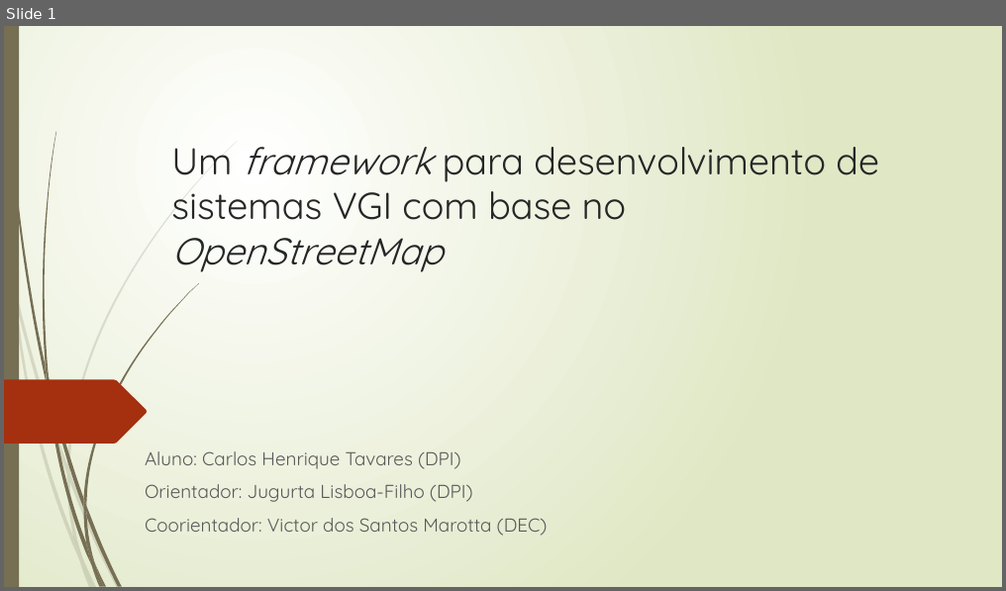
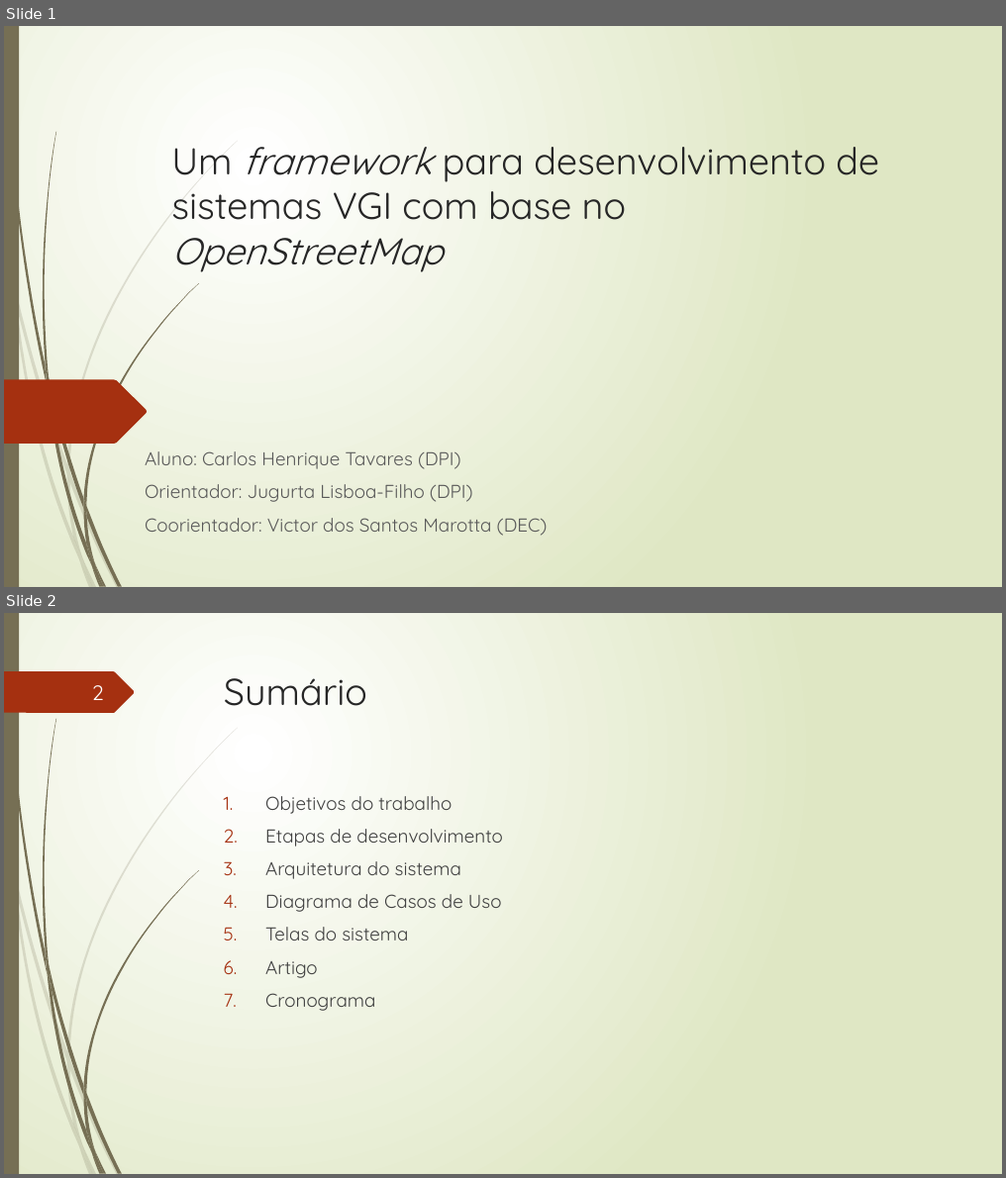
Before and after one commit to TavaresCarlos/TCC, a slide deck: apresentação-do-sistema/apresentação-02.pptx. Shown one above the other, each under a label of ours: slide 1 before the commit, slides 1 and 2 after it. The pictures are 1006x591 and 1006x1178 pixels, drawn with LibreOffice and Linux fonts; fonts in the diff are those of the drawing. Boxes give left, top, right and bottom in pixels: in the first picture for what was removed or moved away, otherwise in the second. Text is boxed around its words. In the diff, an @@ line names an element or a change of style, - is before the commit and + after.

```diff
--- a/apresentação-do-sistema/apresentação-02.pptx
+++ b/apresentação-do-sistema/apresentação-02.pptx
@@ slide 2 added at bbox=[4, 613, 1002, 1174], background gradient #FFFFFF to #DFE8C4; not listed: 23 template elements that a slide beside it also shows @@
@@ freeform shape added at bbox=[4, 671, 135, 713], fill #A53010 @@
@@ page number added at bbox=[92, 685, 104, 700], 20 pt, text #FEFFFF @@
+2
@@ title added at bbox=[224, 678, 367, 706], 36 pt, text #262626 @@
+Sumário
@@ text added at bbox=[265, 796, 502, 1011], 18 pt, text #404040 @@
+1. Objetivos do trabalho
+2. Etapas de desenvolvimento
+3. Arquitetura do sistema
+4. Diagrama de Casos de Uso
+5. Telas do sistema
+6. Artigo
+7. Cronograma
```
Also in this commit, not shown: 6 slides changed, 8 other slides added, 5 slides removed, 11 other files.
